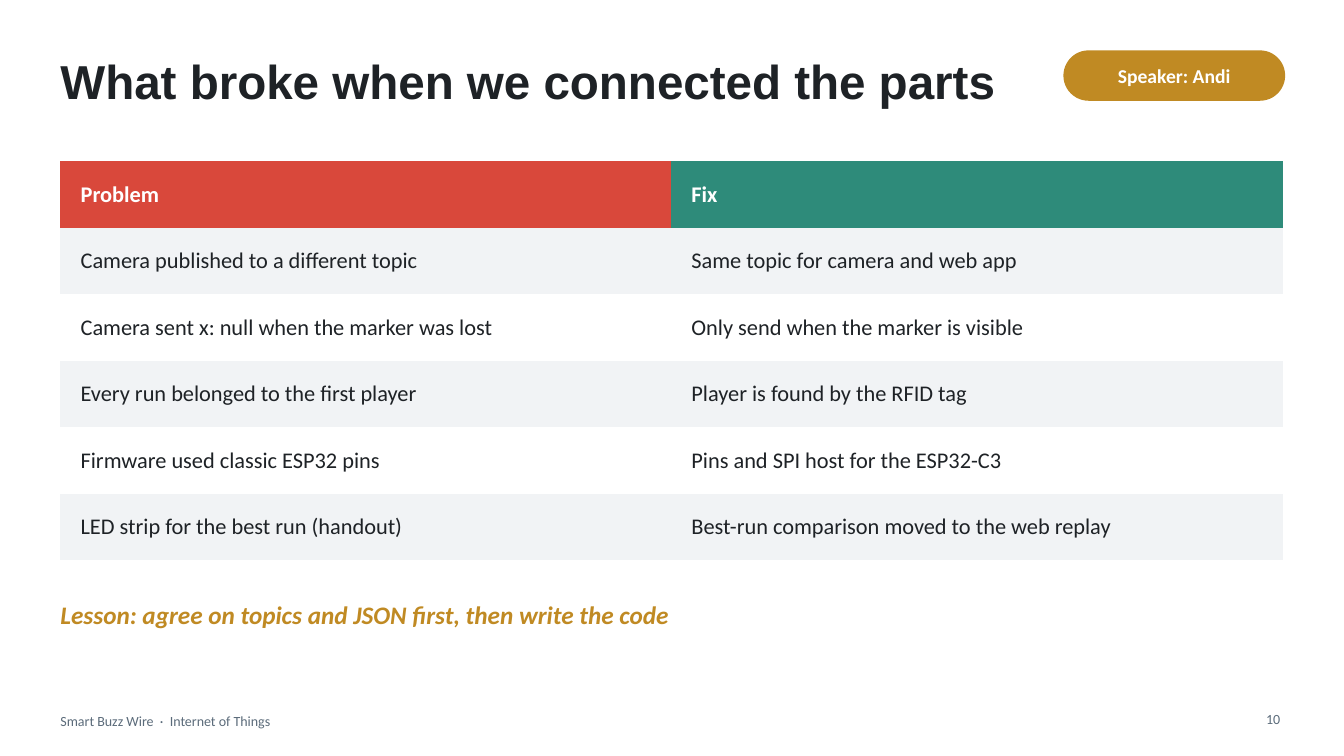
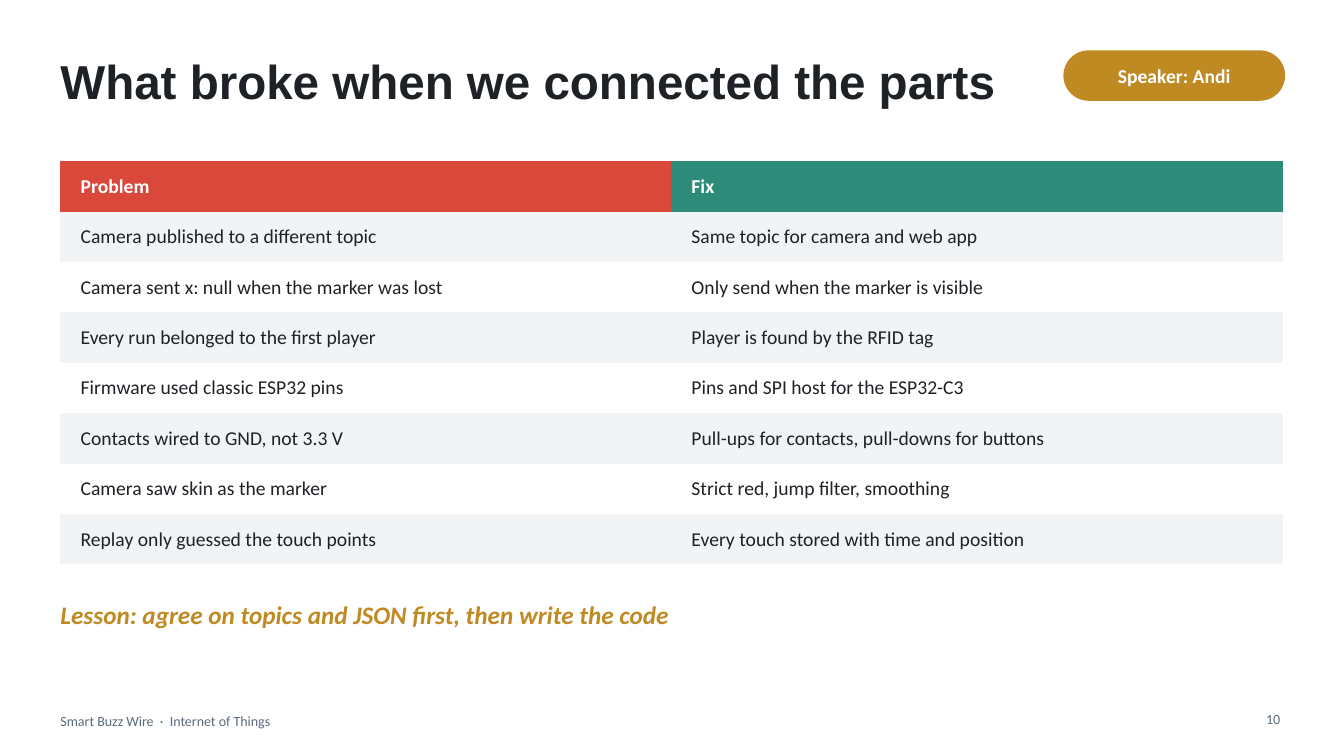
Before and after one commit to NikaV2610/iot-buzz-wire, a slide deck: slide 10 of docs/SmartBuzzWire_Presentation.pptx. Drawn at 1344x756 pixels with LibreOffice and Linux fonts; fonts in the diff are those of the drawing. Boxes give left, top, right and bottom in pixels: in the first picture for what was removed or moved away, otherwise in the second. Text is boxed around its words. In the diff, an @@ line names an element or a change of style, - is before the commit and + after.

```diff
--- a/docs/SmartBuzzWire_Presentation.pptx
+++ b/docs/SmartBuzzWire_Presentation.pptx
@@ table at box(60, 161, 1284, 554) @@
-row 6: LED strip for the best run (handout) | Best-run comparison moved to the web replay
+row 6: Contacts wired to GND, not 3.3 V | Pull-ups for contacts, pull-downs for buttons
+row 7: Camera saw skin as the marker | Strict red, jump filter, smoothing
+row 8: Replay only guessed the touch points | Every touch stored with time and position
```
Also in this commit, not shown: 9 other slides changed, 41 other files.
